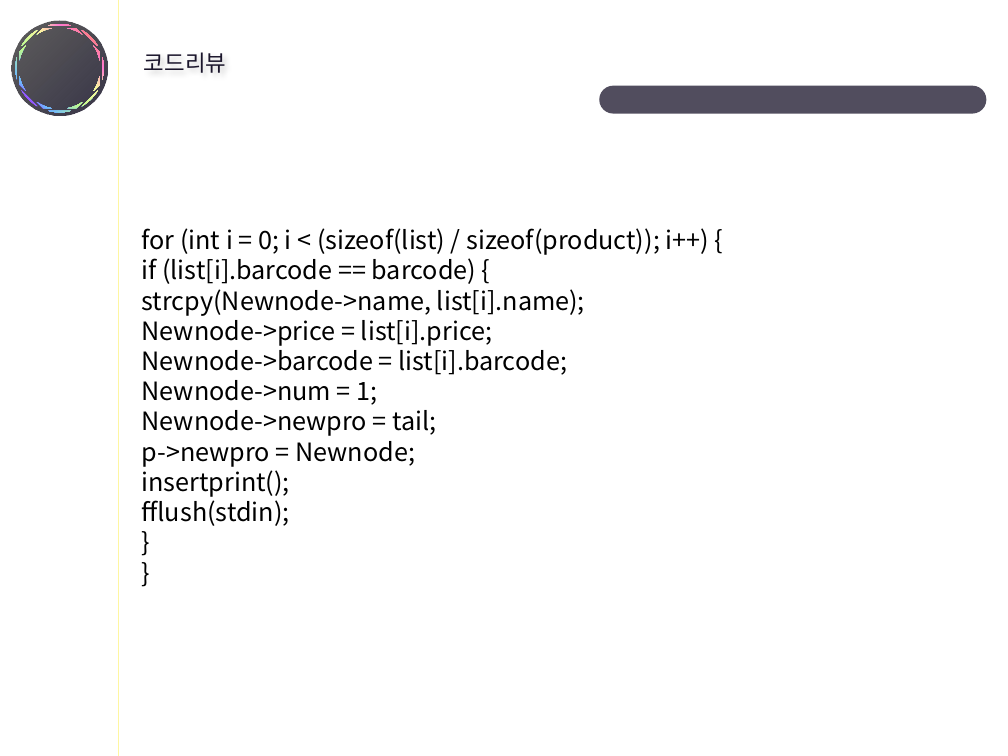
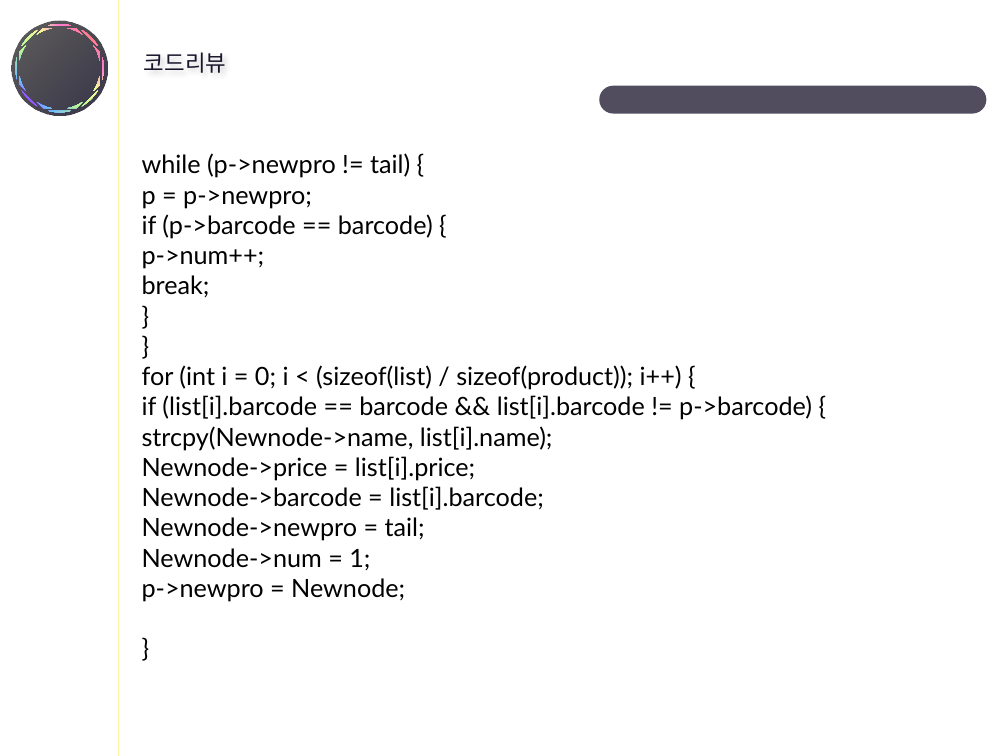
Before and after one commit to SunSet0418/2016_C_Programming, a slide deck: slide 6 of 자료구조 프로젝트(POS system)/Pos 시스템.pptx. Drawn at 1008x756 pixels with LibreOffice and Linux fonts; fonts in the diff are those of the drawing. Boxes give left, top, right and bottom in pixels: in the first picture for what was removed or moved away, otherwise in the second. Text is boxed around its words. In the diff, an @@ line names an element or a change of style, - is before the commit and + after.

```diff
--- a/자료구조 프로젝트(POS system)/Pos 시스템.pptx
+++ b/자료구조 프로젝트(POS system)/Pos 시스템.pptx
@@ text at box(142, 190, 812, 601): paragraph removed @@
-}
@@ text at box(142, 190, 433, 297): paragraphs added @@
+while (p->newpro != tail) {
+p = p->newpro;
+if (p->barcode == barcode) {
+p->num++;
+break;
+}
+}
@@ text at box(142, 365, 682, 601): font Noto Sans CJK KR to Lato in "for (int i = 0; i < ...", "strcpy(Newnode->name, list[i].name);", "Newnode->price = list[i].price;", "Newnode->barcode = list[i].barcode;" and 3 more places @@
@@ text at box(142, 395, 812, 420): text changed; font Noto Sans CJK KR to Lato @@
-if (list[i].barcode == barcode) {
+if (list[i].barcode == barcode && list[i].barcode != p->barcode) {
@@ text at box(142, 410, 436, 436): paragraph removed @@
-Newnode->newpro = tail;
@@ text at box(142, 465, 290, 526): paragraphs removed @@
-insertprint();
-fflush(stdin);
@@ text at box(142, 517, 425, 541): paragraph added @@
+Newnode->newpro = tail;
```
Also in this commit, not shown: 1 other slide changed, 2 other files.
